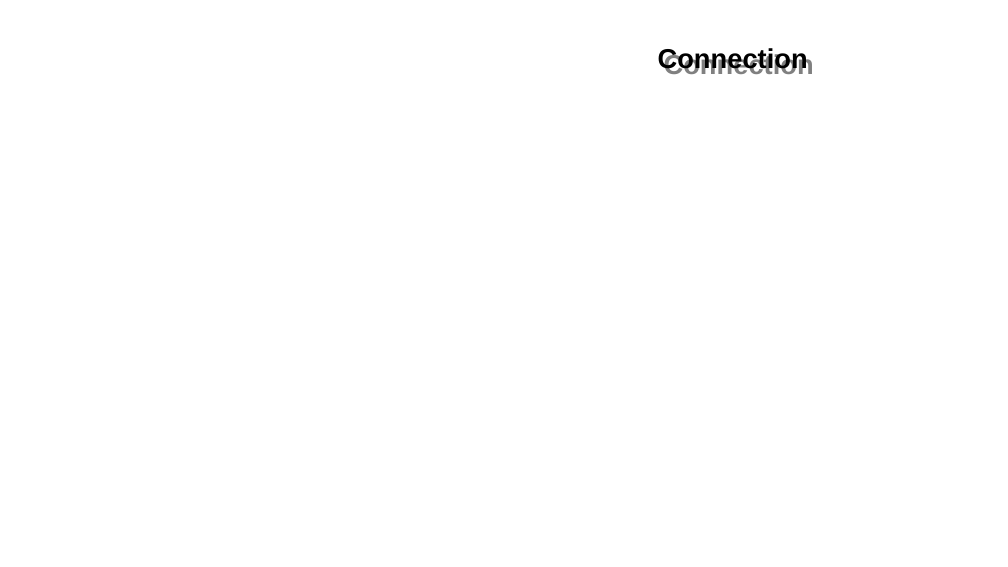
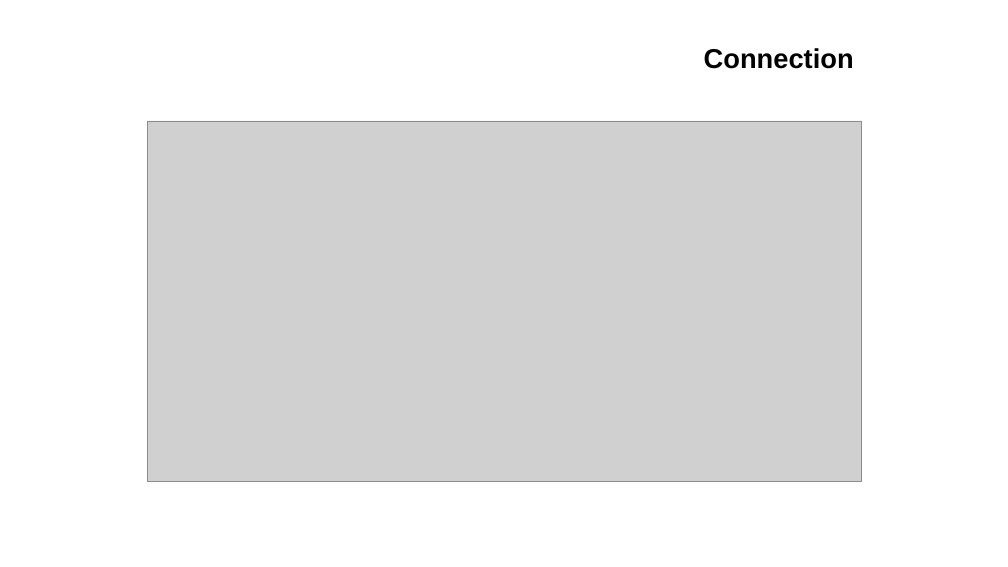
Before and after one commit to tuttyfrutyee/2019_staj, a slide deck: slide 9 of finalSunum/finalSunumKuartis.odp (slide 6 before the commit). Drawn at 1008x567 pixels with LibreOffice and Linux fonts; fonts in the diff are those of the drawing; grey boxes stand for pictures; background and template pictures are left out. Boxes give left, top, right and bottom in pixels: in the first picture for what was removed or moved away, otherwise in the second. Text is boxed around its words. In the diff, an @@ line names an element or a change of style, - is before the commit and + after.

```diff
--- a/finalSunum/finalSunumKuartis.odp
+++ b/finalSunum/finalSunumKuartis.odp
@@ text "Connection" rewrapped from [658, 47, 808, 73] to [704, 48, 854, 69] @@
@@ picture added at [147, 121, 862, 482] @@
```
Also in this commit, not shown: 21 slides added.
